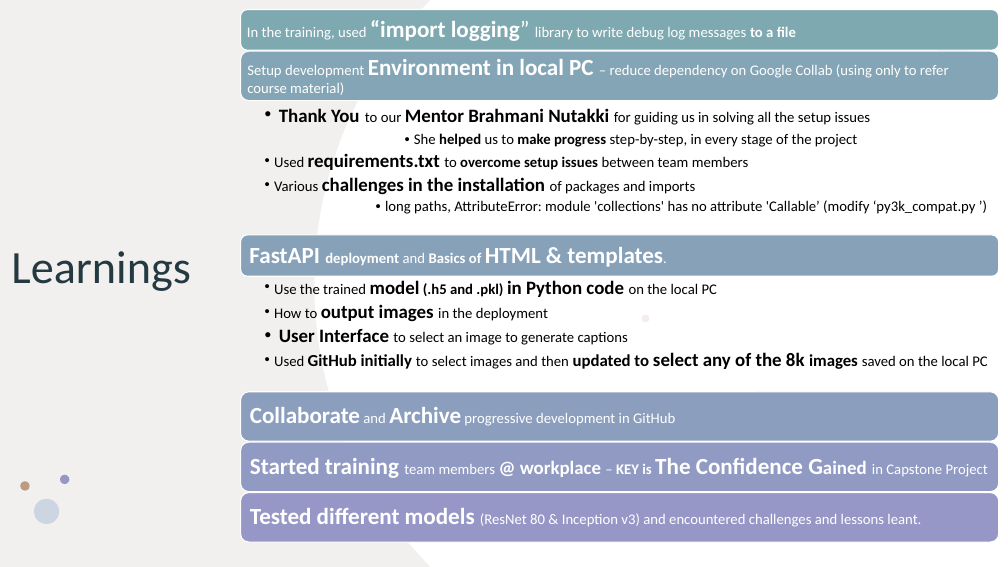
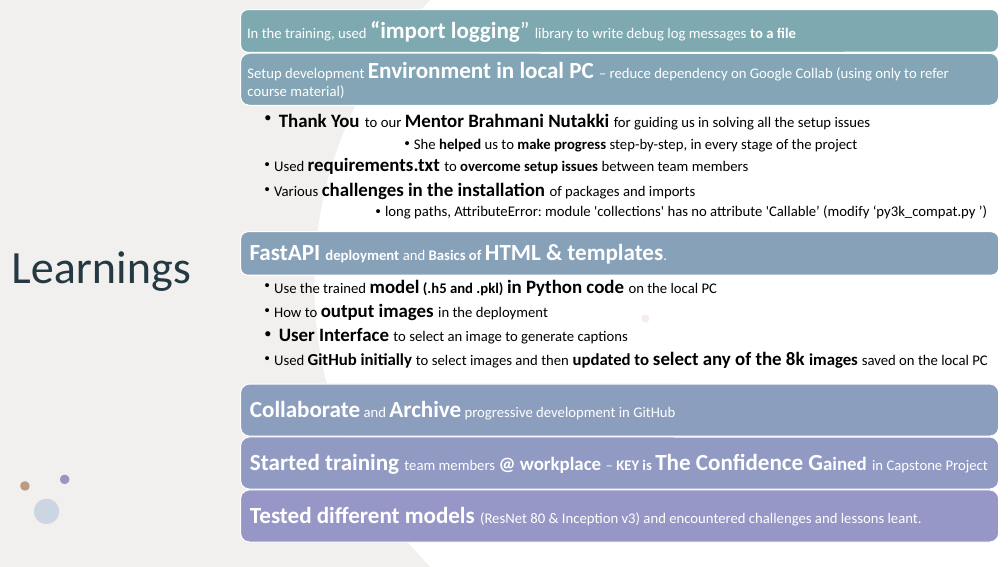
Before and after one commit to B20G15/b20g15_automatic_image_captioning, a slide deck: slide 3 of Docs/AutomaticImageCaptioning_Phase_2_Review_Grp15_B20_12Aug2023.pptx. Drawn at 1008x567 pixels with LibreOffice and Linux fonts; fonts in the diff are those of the drawing. Boxes give left, top, right and bottom in pixels: in the first picture for what was removed or moved away, otherwise in the second. Text is boxed around its words. In the diff, an @@ line names an element or a change of style, - is before the commit and + after.

```diff
--- a/Docs/AutomaticImageCaptioning_Phase_2_Review_Grp15_B20_12Aug2023.pptx
+++ b/Docs/AutomaticImageCaptioning_Phase_2_Review_Grp15_B20_12Aug2023.pptx
@@ rounded rectangle: place and size @@
-rounded rectangle at bbox=[240, 51, 999, 101]
+rounded rectangle at bbox=[240, 53, 999, 105]
@@ text "Thank You to our Mentor ...": place and size @@
-text "Thank You to our Mentor ..." at bbox=[274, 108, 976, 214]
+text "Thank You to our Mentor ..." at bbox=[274, 113, 976, 219]
@@ rounded rectangle: place and size @@
-rounded rectangle at bbox=[240, 392, 999, 441]
+rounded rectangle at bbox=[240, 384, 999, 436]
@@ text "Collaborate and Archive progressive development ...": place and size @@
-text "Collaborate and Archive progressive development ..." at bbox=[250, 407, 675, 426]
+text "Collaborate and Archive progressive development ..." at bbox=[250, 401, 675, 420]
@@ rounded rectangle: place and size @@
-rounded rectangle at bbox=[240, 442, 999, 492]
+rounded rectangle at bbox=[240, 437, 999, 489]
@@ text "Started training team members @ ...": place and size @@
-text "Started training team members @ ..." at bbox=[250, 458, 988, 478]
+text "Started training team members @ ..." at bbox=[250, 454, 988, 474]
```
Also in this commit, not shown: 3 other slides changed.
